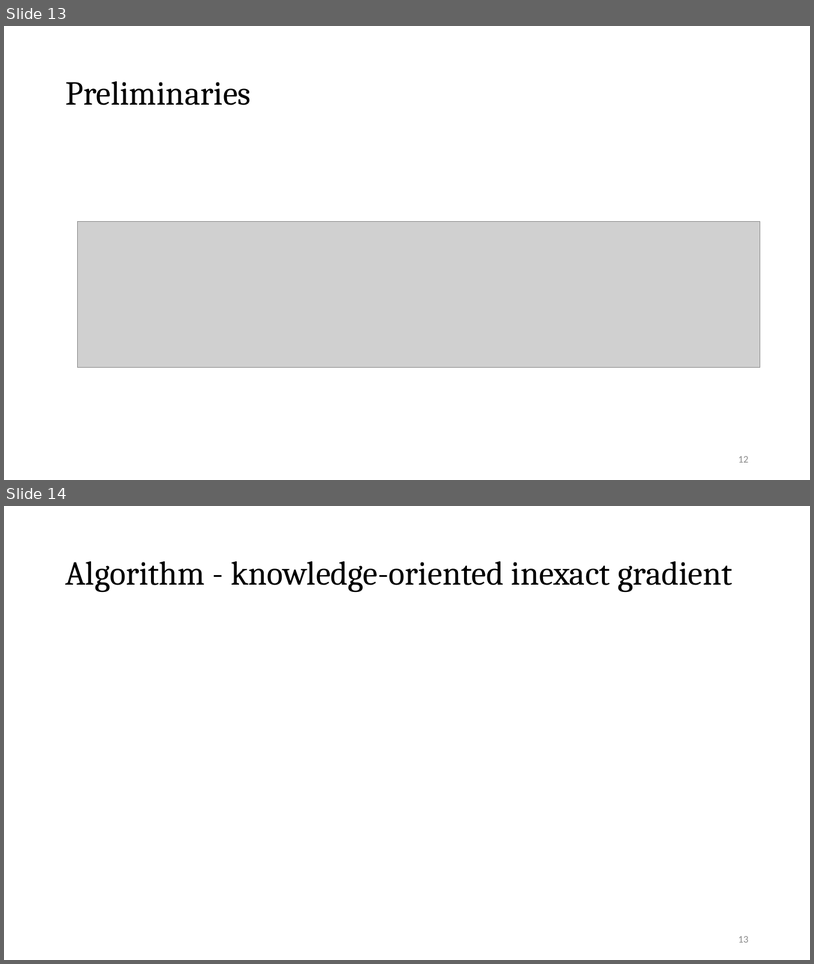
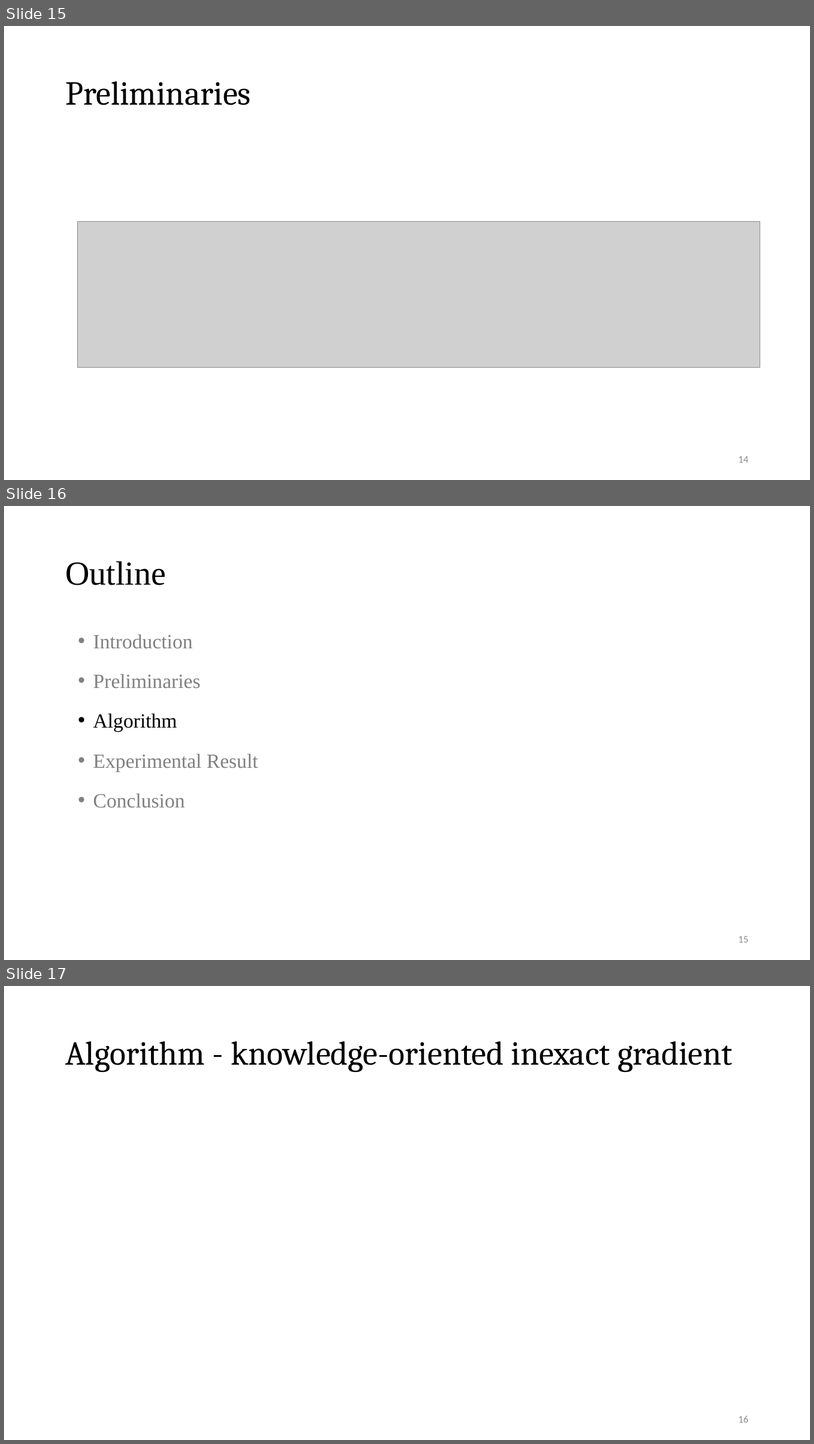
Before and after one commit to Pacific-Feng-Studuies/Studied-Papers, a slide deck: DAC2024/KOSIM/KOSIM A Knowledge-oriented Derivative-free Subspace Method Based on Inexact Model for Inverse Lithography Problems.pptx. Shown one above the other, each under a label of ours: slides 13 and 14 before the commit, slides 15, 16 and 17 after it. The pictures are 814x964 and 814x1444 pixels, drawn with LibreOffice and Linux fonts; fonts in the diff are those of the drawing; grey boxes stand for pictures. Boxes give left, top, right and bottom in pixels: in the first picture for what was removed or moved away, otherwise in the second. Text is boxed around its words. In the diff, an @@ line names an element or a change of style, - is before the commit and + after.

```diff
--- a/DAC2024/KOSIM/KOSIM A Knowledge-oriented Derivative-free Subspace Method Based on Inexact Model for Inverse Lithography Problems.pptx
+++ b/DAC2024/KOSIM/KOSIM A Knowledge-oriented Derivative-free Subspace Method Based on Inexact Model for Inverse Lithography Problems.pptx
@@ slide 16 added at (x1=4, y1=506, x2=810, y2=960), background #FFFFFF @@
@@ title added at (x1=65, y1=561, x2=166, y2=585), 40 pt, text #000000 @@
+Outline
@@ text added at (x1=93, y1=634, x2=258, y2=808), 24 pt, text #808080 @@
+• Introduction
+• Preliminaries
+• Algorithm
+• Experimental Result
+• Conclusion
@@ page number added at (x1=738, y1=936, x2=749, y2=942), 12 pt, text #8C8C8C @@
+15
@@ what was slide 13 is now slide 15 @@
@@ page number at (x1=738, y1=456, x2=749, y2=462): text changed @@
-12
+14
@@ what was slide 14 is now slide 17 @@
@@ page number at (x1=738, y1=1416, x2=749, y2=1422): text changed @@
-13
+16
```
Also in this commit, not shown: 1 slide changed, 5 other slides added.
